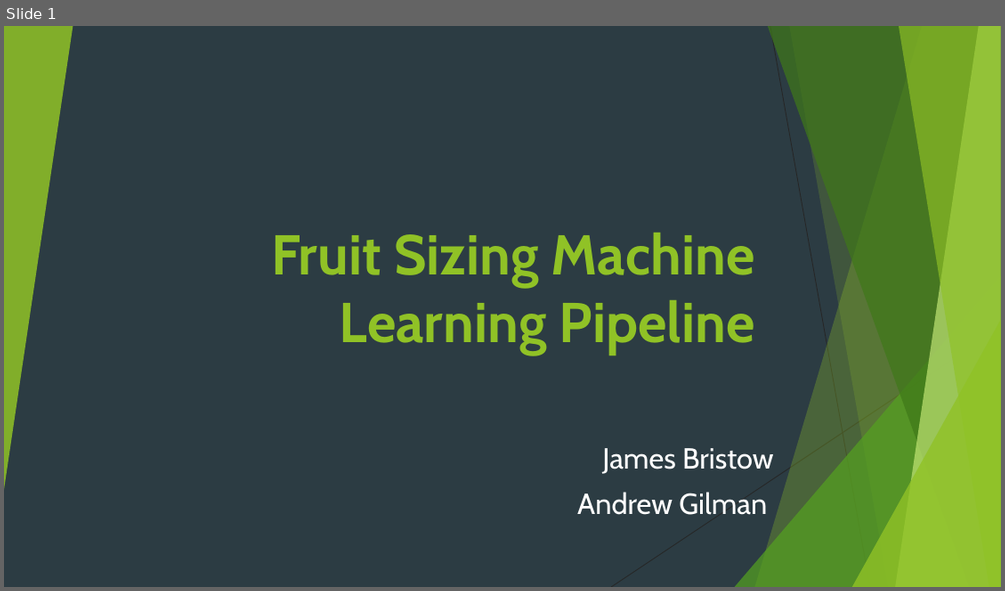
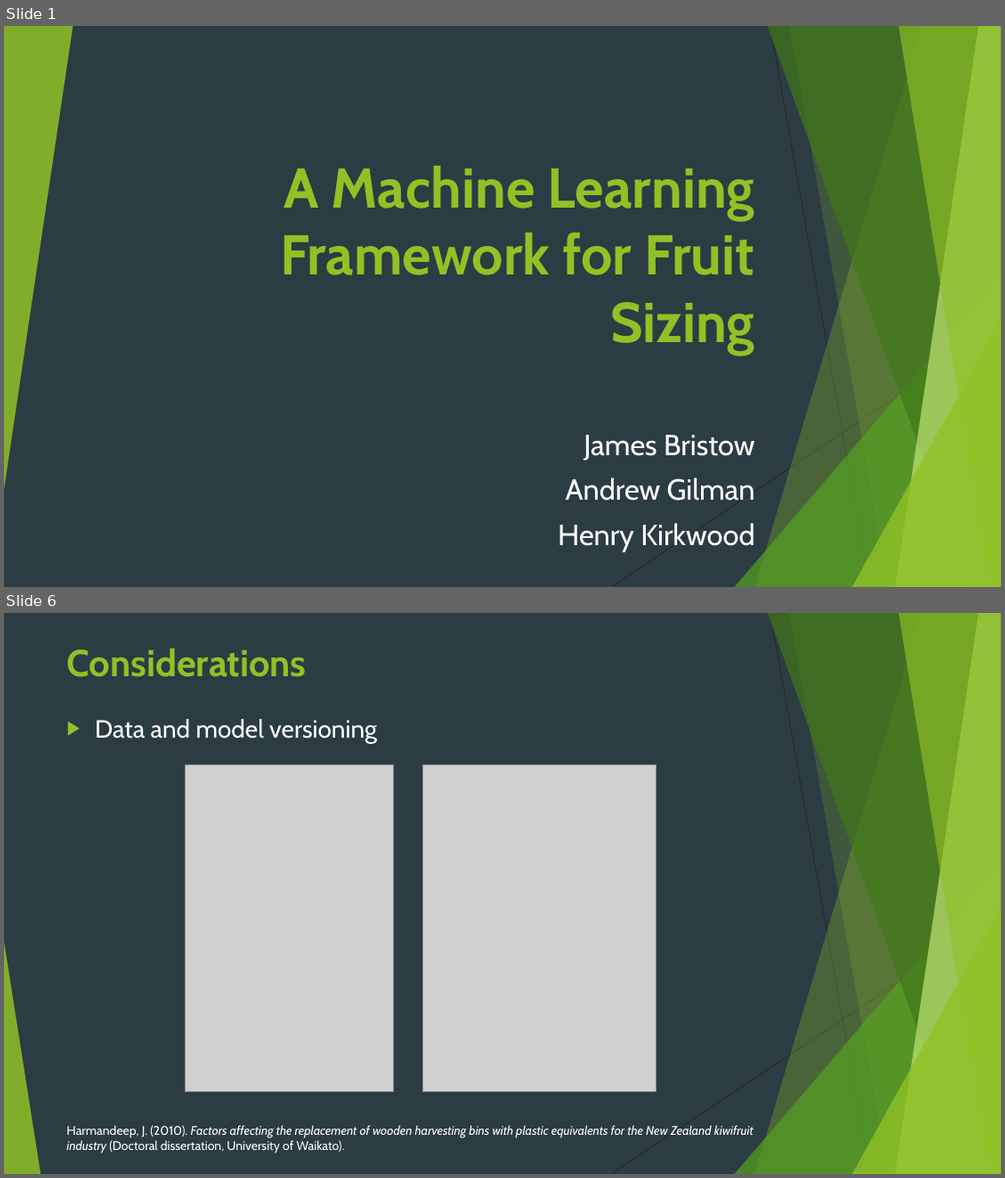
Before and after one commit to JBris/ml_pipeline, a slide deck: resources/ml_pipeline.pptx. Shown one above the other, each under a label of ours: slide 1 before the commit, slides 1 and 6 after it; the slides between them are not shown. The pictures are 1005x591 and 1005x1178 pixels, drawn with LibreOffice and Linux fonts; fonts in the diff are those of the drawing; grey boxes stand for pictures; background and template pictures are left out. Boxes give left, top, right and bottom in pixels: in the first picture for what was removed or moved away, otherwise in the second. Text is boxed around its words. In the diff, an @@ line names an element or a change of style, - is before the commit and + after.

```diff
--- a/resources/ml_pipeline.pptx
+++ b/resources/ml_pipeline.pptx
@@ slide 6 added at (x1=4, y1=613, x2=1001, y2=1174), background #2C3C43; not listed: 9 template elements that a slide beside it also shows @@
@@ title added at (x1=67, y1=648, x2=307, y2=677), 36 pt, text #90C226, bold @@
+Considerations
@@ text added at (x1=95, y1=719, x2=377, y2=743), 24 pt, text #FFFFFF @@
+▶ Data and model versioning
@@ picture added at (x1=186, y1=764, x2=393, y2=1091) @@
@@ picture added at (x1=423, y1=765, x2=657, y2=1092) @@
@@ triangle added at (x1=4, y1=941, x2=40, y2=1174), fill #90C226 at 85% opacity @@
@@ text added at (x1=66, y1=1125, x2=753, y2=1153), 12 pt, text #FFFFFF, italic @@
+Harmandeep, J. (2010). Factors affecting the replacement of wooden harvesting bins with plastic equivalents for the New Zealand kiwifruit industry (Doctoral dissertation, University of Waikato).
@@ slide 1 changed as well @@
@@ title at (x1=280, y1=166, x2=755, y2=354): text changed @@
-Fruit Sizing Machine Learning Pipeline
+A Machine Learning Framework for Fruit Sizing
@@ subtitle "James Bristow" moved from (x1=577, y1=448, x2=774, y2=515) to (x1=558, y1=435, x2=755, y2=552) @@
@@ subtitle at (x1=558, y1=523, x2=754, y2=552): paragraph added @@
+Henry Kirkwood
```
Also in this commit, not shown: 5 other slides changed, 10 other slides added, 4 slides removed, 7 other files.
